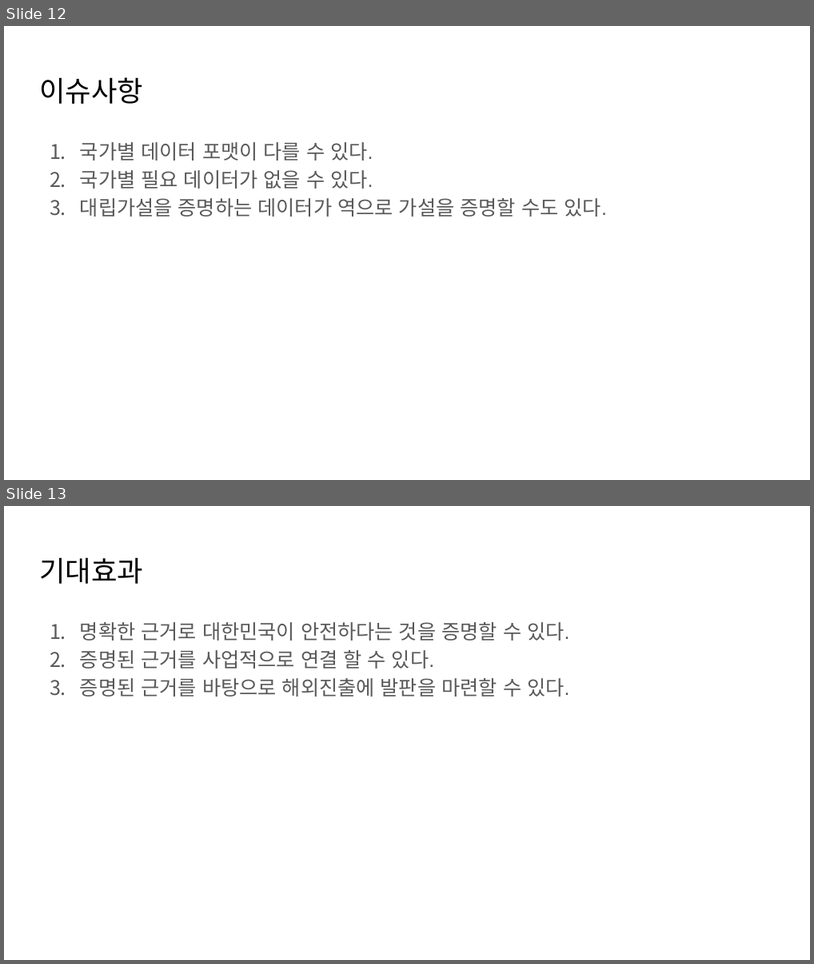
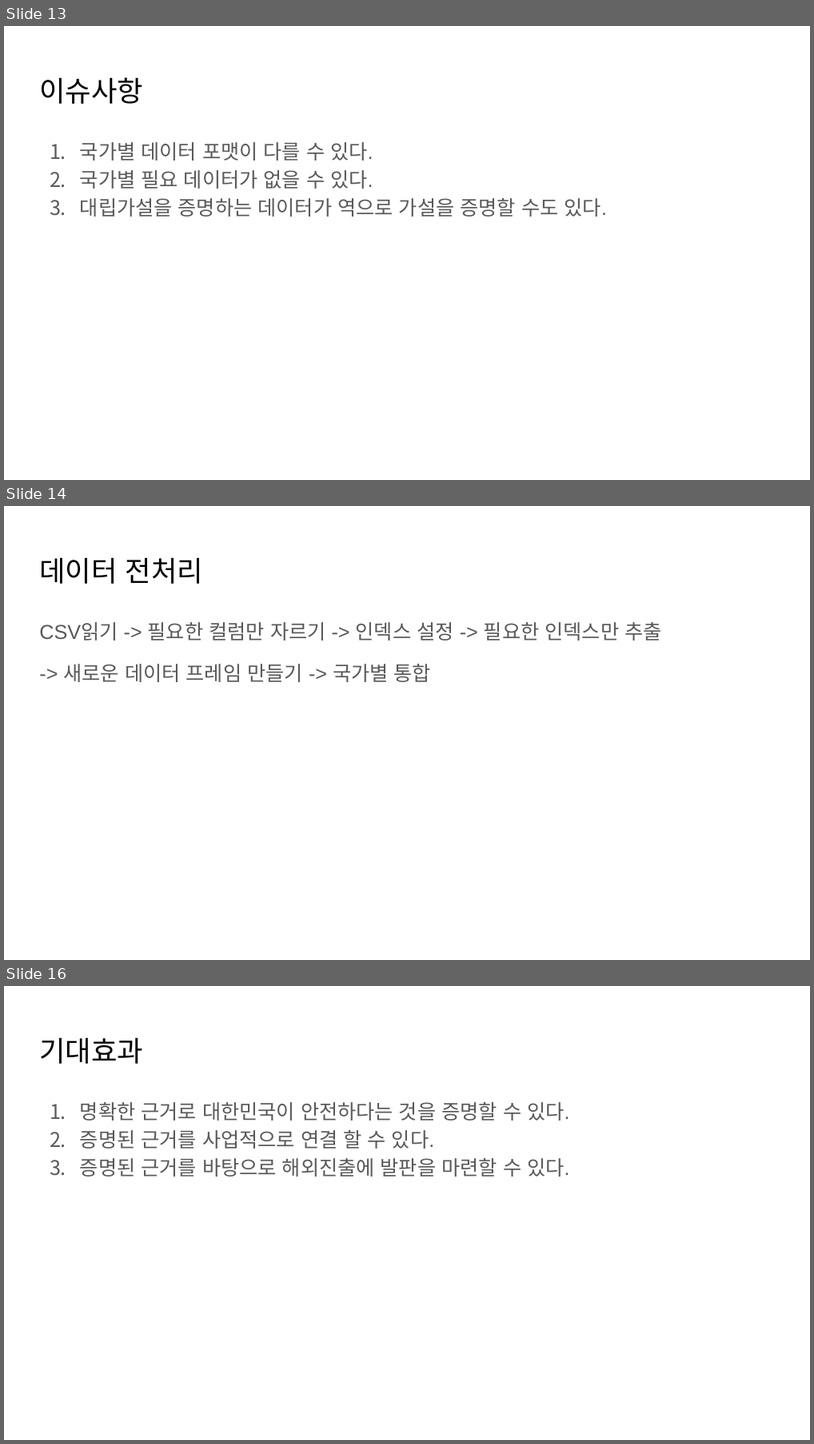
Before and after one commit to nickMingi/CrimeRateByCountry2024, a slide deck: [2조]데이터분석_프로젝트_범죄.pptx. Shown one above the other, each under a label of ours: slides 12 and 13 before the commit, slides 13, 14 and 16 after it; the slides between them are not shown. The pictures are 814x964 and 814x1444 pixels, drawn with LibreOffice and Linux fonts; fonts in the diff are those of the drawing. Boxes give left, top, right and bottom in pixels: in the first picture for what was removed or moved away, otherwise in the second. Text is boxed around its words. In the diff, an @@ line names an element or a change of style, - is before the commit and + after.

```diff
--- a/[2조]데이터분석_프로젝트_범죄.pptx
+++ b/[2조]데이터분석_프로젝트_범죄.pptx
@@ slide 14 added at box(4, 506, 810, 960), background #FFFFFF @@
@@ title added at box(39, 557, 203, 584), 25.2 pt, text #000000 @@
+데이터 전처리
@@ text added at box(39, 622, 662, 682), 18 pt, text #595959 @@
+CSV읽기 -> 필요한 컬럼만 자르기 -> 인덱스 설정 -> 필요한 인덱스만 추출
+-> 새로운 데이터 프레임 만들기 -> 국가별 통합
@@ what was slide 12 is now slide 13 @@
@@ what was slide 13 is now slide 16 @@
```
Also in this commit, not shown: 3 slides changed, 2 other slides added.
